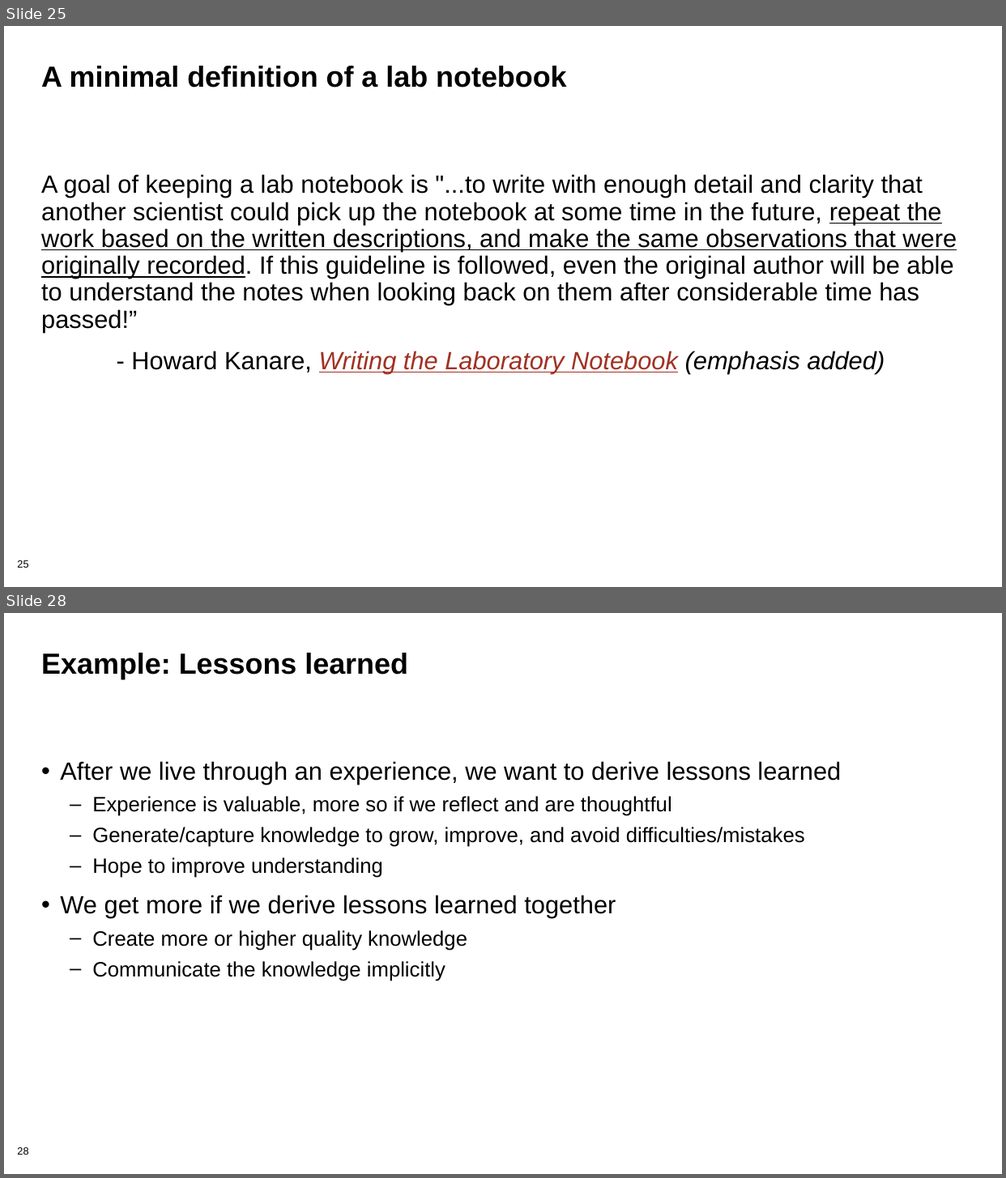
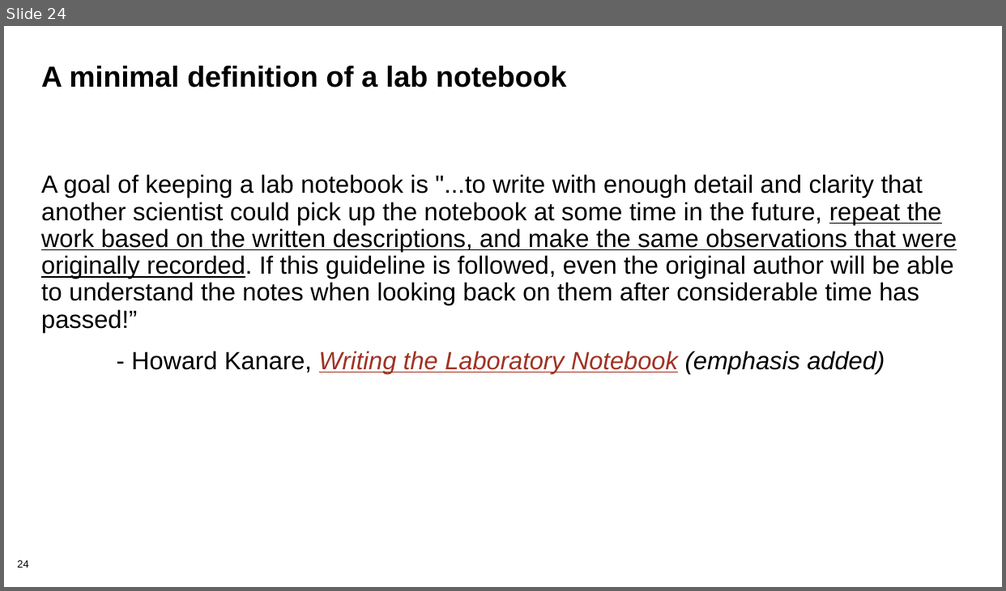
Before and after one commit to bssw-tutorial/presentations, a slide deck: repro-notebooks.pptx. Shown one above the other, each under a label of ours: slides 25 and 28 before the commit, slide 24 after it; the slides between them are not shown. The pictures are 1006x1178 and 1006x591 pixels, drawn with LibreOffice and Linux fonts; fonts in the diff are those of the drawing. Boxes give left, top, right and bottom in pixels: in the first picture for what was removed or moved away, otherwise in the second. Text is boxed around its words. In the diff, an @@ line names an element or a change of style, - is before the commit and + after.

```diff
--- a/repro-notebooks.pptx
+++ b/repro-notebooks.pptx
@@ slide 28 removed at bbox=[4, 613, 1002, 1174], background #FFFFFF; not listed: 1 template element that a slide beside it also shows @@
@@ title removed at bbox=[41, 653, 408, 679] @@
-Example: Lessons learned
@@ text removed at bbox=[60, 761, 841, 982] @@
-• After we live through an experience, we want to derive lessons learned
-  – Experience is valuable, more so if we reflect and are thoughtful
-  – Generate/capture knowledge to grow, improve, and avoid difficulties/mistakes
-  – Hope to improve understanding
-• We get more if we derive lessons learned together
-  – Create more or higher quality knowledge
-  – Communicate the knowledge implicitly
@@ what was slide 25 is now slide 24 @@
@@ page number at bbox=[17, 561, 28, 568]: text changed @@
-25
+24
```
Also in this commit, not shown: 15 slides changed, 4 other slides removed.
